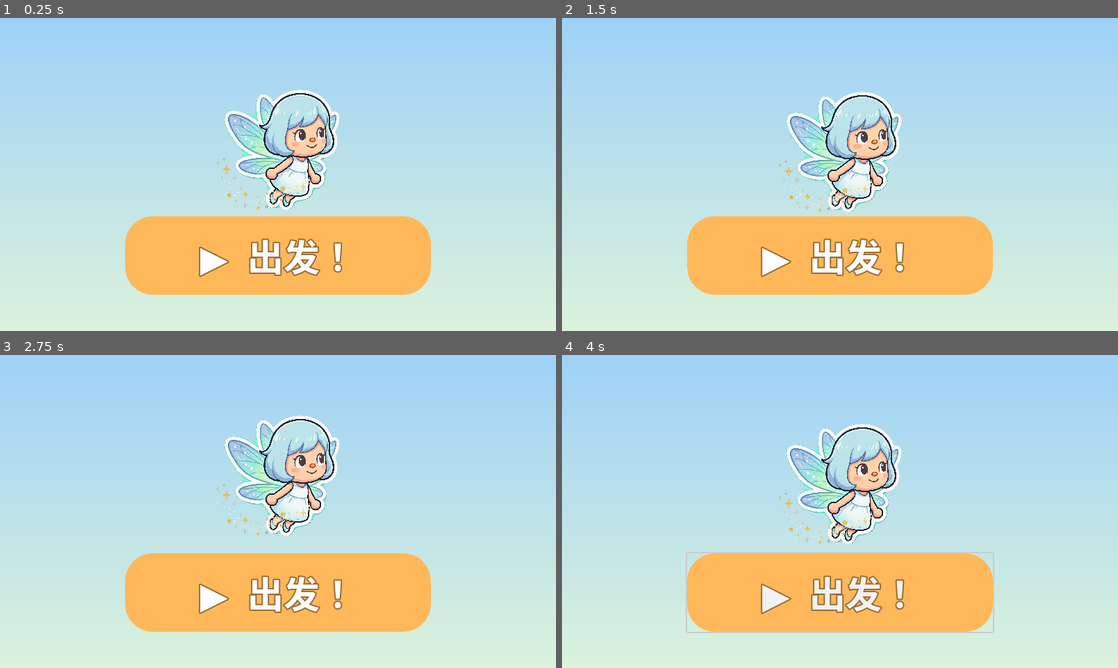
Above: before the commit, frames 1-4 (two rows, left to right).
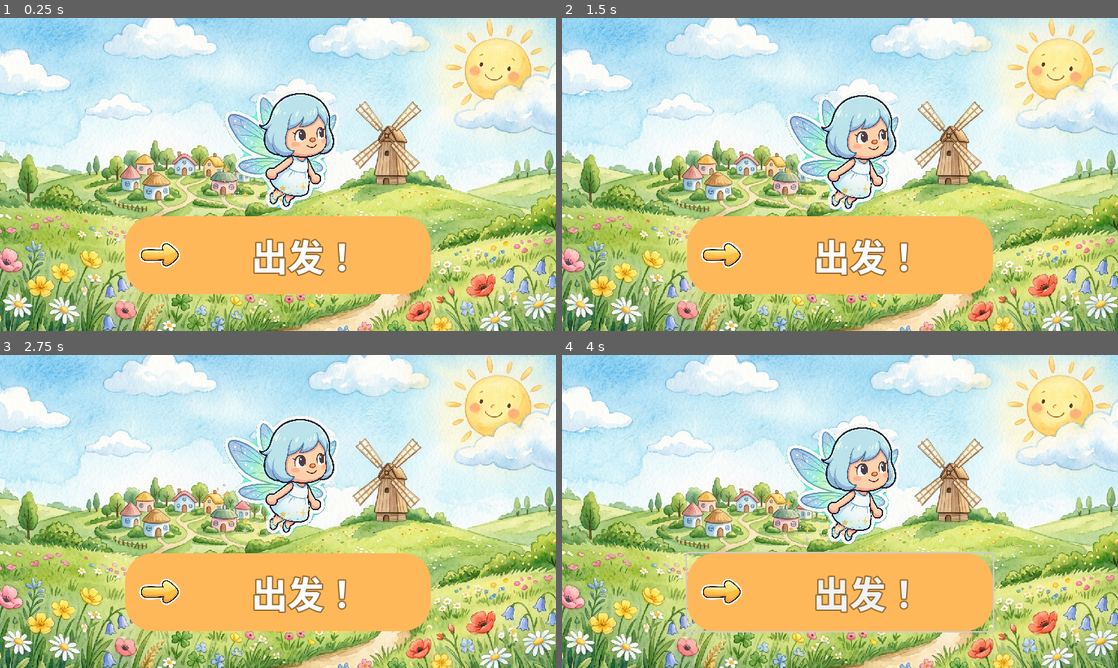
Above: after the commit, the same moments.

Repository: hoveychen/maliang
Game: Godot game, scene res://menu.tscn
Same seed, same stepped clock (60 frames per second), same inputs: the game is played once before the commit and once after it. Sound files missing from this copy of the repository are replaced by a short silence.
Inputs (mouse positions are in pixels of both pictures, inside the frame that each line leads up to):
- Up to frame 1 (0.25 s): no input
- Up to frame 2 (1.5 s): tap Enter (ui_accept) at 0.5, 0.77, 1.07 s; move the mouse to (962, 158) at 0.52 s; hold Right (ui_right) 0.53-1.25 s; click (962, 158) at 0.67 s; drag from (728, 190) to (812, 237) at 1.27 s
- Up to frame 3 (2.75 s): move the mouse to (333, 442) at 2.02 s; hold Right (ui_right) from 2.03 s (still down)
- Up to frame 4 (4 s): release Right (ui_right) at 2.75 s; drag from (812, 574) to (673, 464) at 2.77 s; move the mouse to (1006, 558) at 3.52 s; hold Left (ui_left) from 3.53 s (still down); tap Enter (ui_accept) at 3.77 s

The runs differ from the first frame. In frame 1, 74% of the frame differs, in the area x 0-100%, y 0-100%; in frame 2, 74%; in frame 3, 74%; in frame 4, 73%.

Commit message:
feat(menu): 主菜单水彩草甸村庄背景+出发/继续按钮 AIGC 贴纸图标,去 emoji

Diff:
--- a/scripts/menu.gd
+++ b/scripts/menu.gd
@@ -1,6 +1,6 @@
 extends Control
 ## 主菜单：3 岁小朋友友好——不依赖文字，超大按钮 + 小仙子飘动。
-## ▶ 开始 → 童话书 onboarding（P7 接入前暂进世界）；📖 继续 → 直接进世界（有档案时才显示）。
+## 开始 → 童话书 onboarding；继续 → 直接进世界（有档案时才显示）。图标为 AIGC 贴纸（UiAssets）。
 
 
 var _fairy: TextureRect
@@ -20,15 +20,11 @@
 	game_audio.start_bgm([GameAudio.BGM_STEPS[0]]) # 菜单只垫最安静的第一段
 
 func _setup_background() -> void:
-	# 柔和天空渐变（与世界的天空色一脉相承）
+	# 水彩草甸村庄插画铺满（AIGC bg_menu：远处小屋+风车，与世界观一脉相承）
 	var bg := TextureRect.new()
-	var grad := Gradient.new()
-	grad.colors = PackedColorArray([Color(0.62, 0.82, 0.97), Color(0.86, 0.95, 0.86)])
-	var tex := GradientTexture2D.new()
-	tex.gradient = grad
-	tex.fill_from = Vector2(0.0, 0.0)
-	tex.fill_to = Vector2(0.0, 1.0)
-	bg.texture = tex
+	bg.texture = UiAssets.tex("bg_menu")
+	bg.expand_mode = TextureRect.EXPAND_IGNORE_SIZE
+	bg.stretch_mode = TextureRect.STRETCH_KEEP_ASPECT_COVERED
 	bg.set_anchors_preset(Control.PRESET_FULL_RECT)
 	add_child(bg)
 
@@ -62,7 +58,7 @@
 	add_child(title)
 
 func _setup_buttons() -> void:
-	var start := _big_button("▶  出发！", Color(1.0, 0.72, 0.35))
+	var start := _big_button("出发！", Color(1.0, 0.72, 0.35), "ic_next")
 	start.set_anchors_preset(Control.PRESET_CENTER)
 	start.offset_left = -220.0
 	start.offset_right = 220.0
@@ -72,7 +68,7 @@
 	add_child(start)
 
 	if PlayerProfile.exists():
-		var cont := _big_button("📖  继续玩", Color(0.62, 0.85, 0.62))
+		var cont := _big_button("继续玩", Color(0.62, 0.85, 0.62), "ic_book_open")
 		cont.set_anchors_preset(Control.PRESET_CENTER)
 		cont.offset_left = -220.0
 		cont.offset_right = 220.0
@@ -81,10 +77,14 @@
 		cont.pressed.connect(_on_continue)
 		add_child(cont)
 
-## 儿童友好的大按钮：超大字号 + 圆角撞色底。
-func _big_button(text: String, color: Color) -> Button:
+## 儿童友好的大按钮：超大字号 + 圆角撞色底 + AIGC 贴纸图标。
+func _big_button(text: String, color: Color, icon_name := "") -> Button:
 	var b := Button.new()
 	b.text = text
+	if not icon_name.is_empty():
+		b.icon = UiAssets.tex(icon_name)
+		b.add_theme_constant_override("icon_max_width", 64)
+		b.add_theme_constant_override("h_separation", 16)
 	b.add_theme_font_size_override("font_size", 52)
 	b.add_theme_color_override("font_color", Color.WHITE)
 	b.add_theme_color_override("font_outline_color", color.darkened(0.4))
